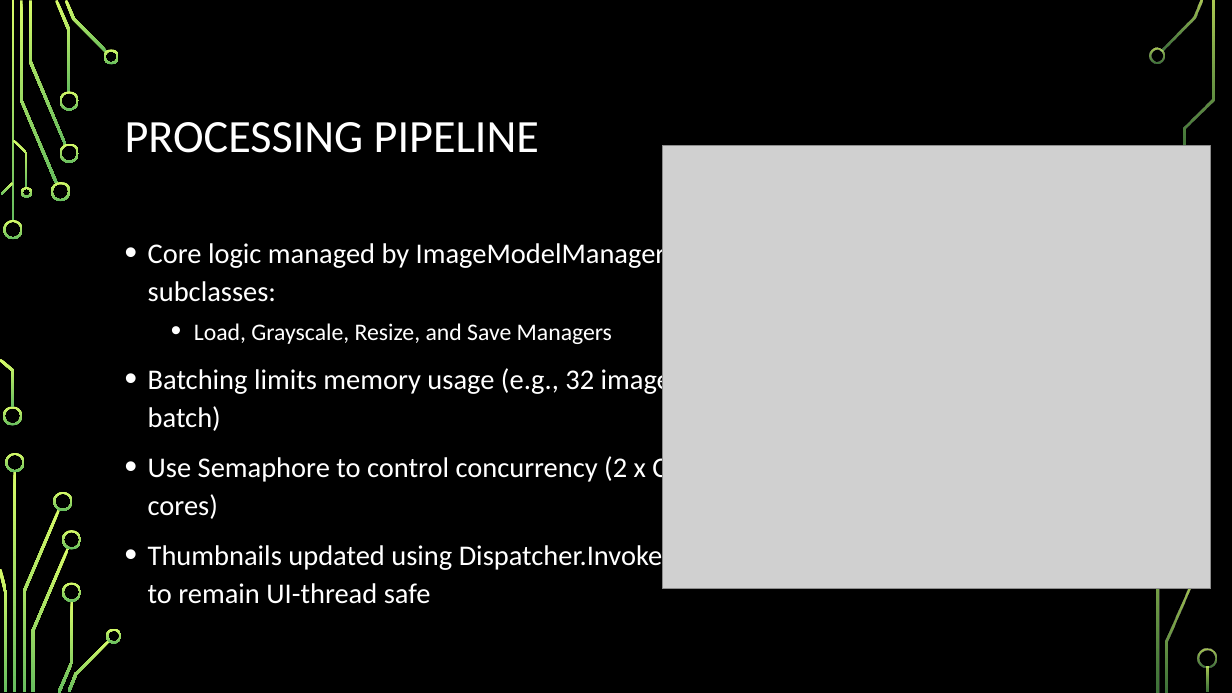
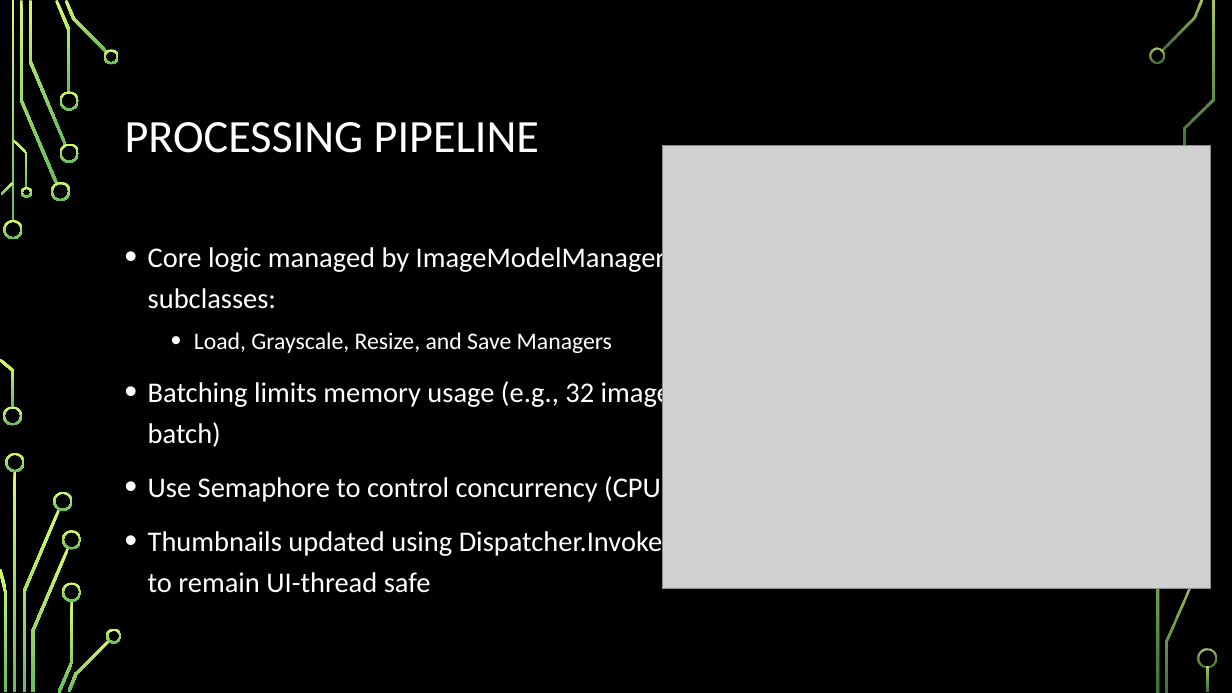
Before and after one commit to andonov16/ImageProcessingToolParallel, a slide deck: slide 3 of Image Processing Tool.pptx. Drawn at 1232x693 pixels with LibreOffice and Linux fonts; fonts in the diff are those of the drawing; grey boxes stand for pictures; background and template pictures are left out. Boxes give left, top, right and bottom in pixels: in the first picture for what was removed or moved away, otherwise in the second. Text is boxed around its words. In the diff, an @@ line names an element or a change of style, - is before the commit and + after.

Commit message:
minor concurrency adjustment

```diff
--- a/Image Processing Tool.pptx
+++ b/Image Processing Tool.pptx
@@ text at [148, 243, 729, 593]: line spacing 1.1 to 1.2 @@
@@ text at [148, 476, 661, 502]: text changed @@
-• Use Semaphore to control concurrency (2 x CPU cores)
+• Use Semaphore to control concurrency (CPU cores)
```
Also in this commit, not shown: 5 other files.
